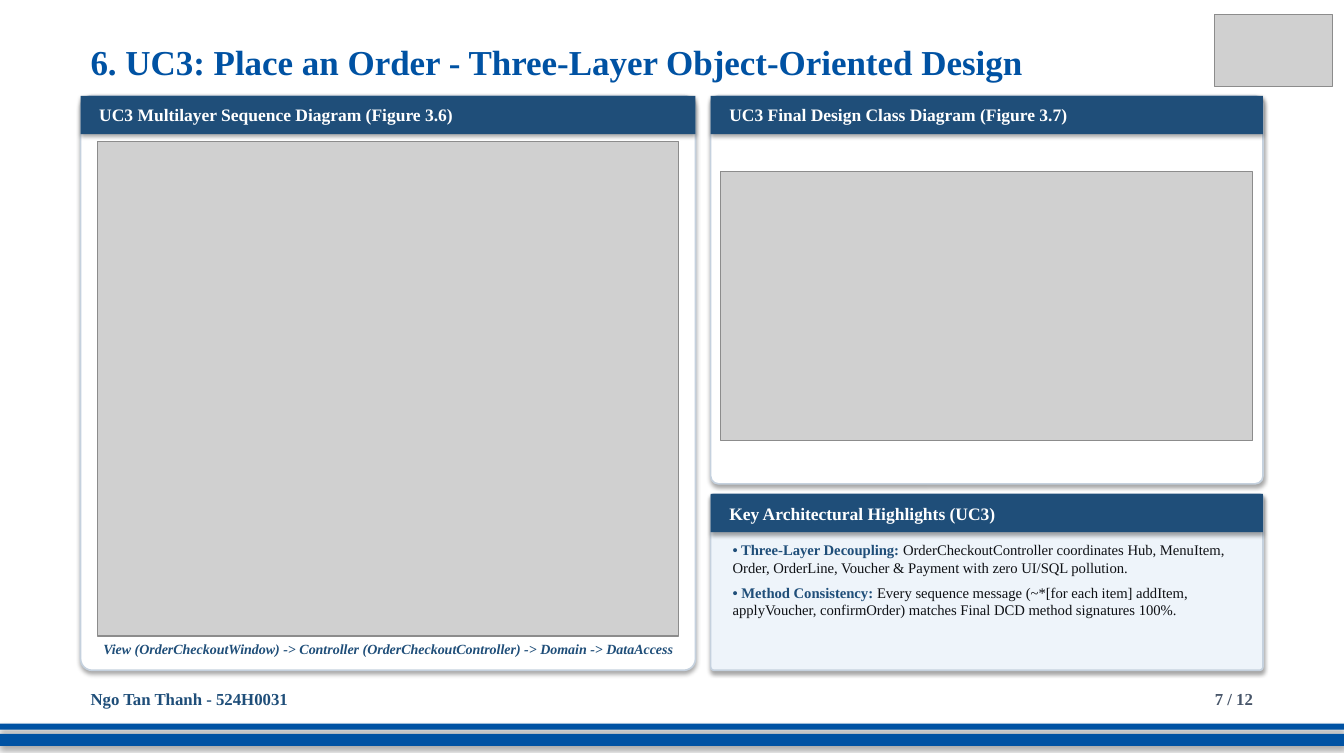
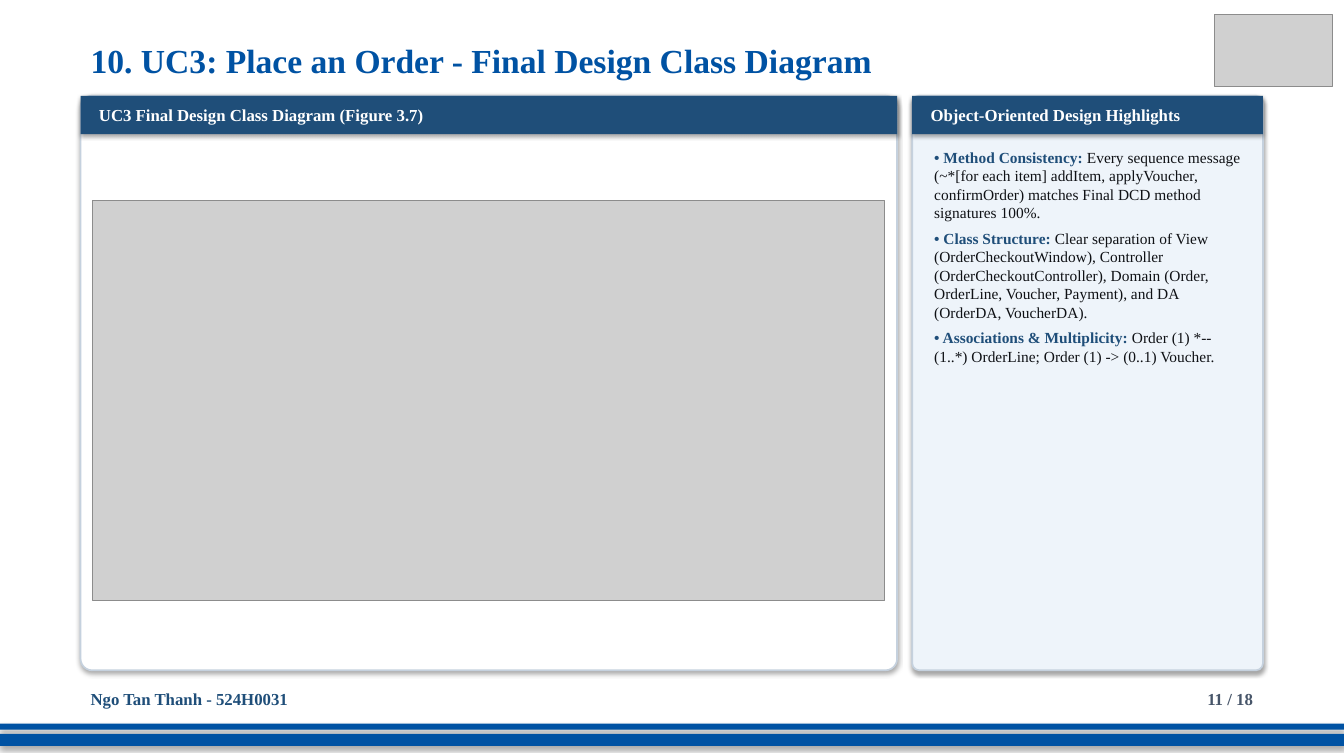
Before and after one commit to DoQuocTrung06/SaigonBite-RAD-TeamF10, a slide deck: slide 11 of Part_2/TeamF10_Presentation_for_SaigonBite.pptx (slide 7 before the commit). Drawn at 1344x756 pixels with LibreOffice and Linux fonts; fonts in the diff are those of the drawing; grey boxes stand for pictures. Boxes give left, top, right and bottom in pixels: in the first picture for what was removed or moved away, otherwise in the second. Text is boxed around its words. In the diff, an @@ line names an element or a change of style, - is before the commit and + after.

```diff
--- a/Part_2/TeamF10_Presentation_for_SaigonBite.pptx
+++ b/Part_2/TeamF10_Presentation_for_SaigonBite.pptx
@@ text at <box>91,49,872,80</box>: text changed; size 25 to 24 pt @@
-6. UC3: Place an Order - Three-Layer Object-Oriented Design
+10. UC3: Place an Order - Final Design Class Diagram
@@ rounded rectangle: place and size @@
-rounded rectangle at <box>81,96,696,670</box>
+rounded rectangle at <box>81,96,897,670</box>
@@ rectangle "UC3 Final Design Class Diagram ...": place and size @@
-rectangle "UC3 Final Design Class Diagram ..." at <box>81,96,696,134</box>
+rectangle "UC3 Final Design Class Diagram ..." at <box>81,96,897,134</box>
@@ text in rectangle at <box>99,109,424,125</box>: text changed; size 12.5 to 12 pt @@
-UC3 Multilayer Sequence Diagram (Figure 3.6)
+UC3 Final Design Class Diagram (Figure 3.7)
@@ rounded rectangle removed at <box>711,96,1263,484</box> @@
@@ rectangle removed at <box>711,96,1263,134</box> @@
-UC3 Final Design Class Diagram (Figure 3.7)
@@ rounded rectangle added at <box>912,96,1263,670</box>, fill #EEF4FA, outline #C5D1DE 1.2 pt @@
@@ rectangle added at <box>912,96,1263,134</box>, fill #1F4E79, 12 pt, text #FFFFFF, bold @@
+Object-Oriented Design Highlights
@@ picture removed at <box>721,172,1253,442</box> @@
@@ text added at <box>934,152,1240,365</box>, 11 pt, text #0F1115 @@
+• Method Consistency: Every sequence message (~*[for each item] addItem, applyVoucher, confirmOrder) matches Final DCD method signatures 100%.
+• Class Structure: Clear separation of View (OrderCheckoutWindow), Controller (OrderCheckoutController), Domain (Order, OrderLine, Voucher, Payment), and DA (OrderDA, VoucherDA).
+• Associations & Multiplicity: Order (1) *-- (1..*) OrderLine; Order (1) -> (0..1) Voucher.
@@ picture: place and size @@
-picture at <box>98,141,679,636</box>
+picture at <box>93,201,885,601</box>
@@ rounded rectangle removed at <box>711,494,1263,670</box> @@
@@ rectangle removed at <box>711,494,1263,532</box> @@
-Key Architectural Highlights (UC3)
@@ text removed at <box>733,544,1224,618</box> @@
-• Three-Layer Decoupling: OrderCheckoutController coordinates Hub, MenuItem, Order, OrderLine, Voucher & Payment with zero UI/SQL pollution.
-• Method Consistency: Every sequence message (~*[for each item] addItem, applyVoucher, confirmOrder) matches Final DCD method signatures 100%.
@@ text removed at <box>103,644,673,657</box> @@
-View (OrderCheckoutWindow) -> Controller (OrderCheckoutController) -> Domain -> DataAccess
@@ text at <box>1207,694,1253,705</box>: text changed @@
-7 / 12
+11 / 18
```
Also in this commit, not shown: 11 other slides changed, 6 slides added.
